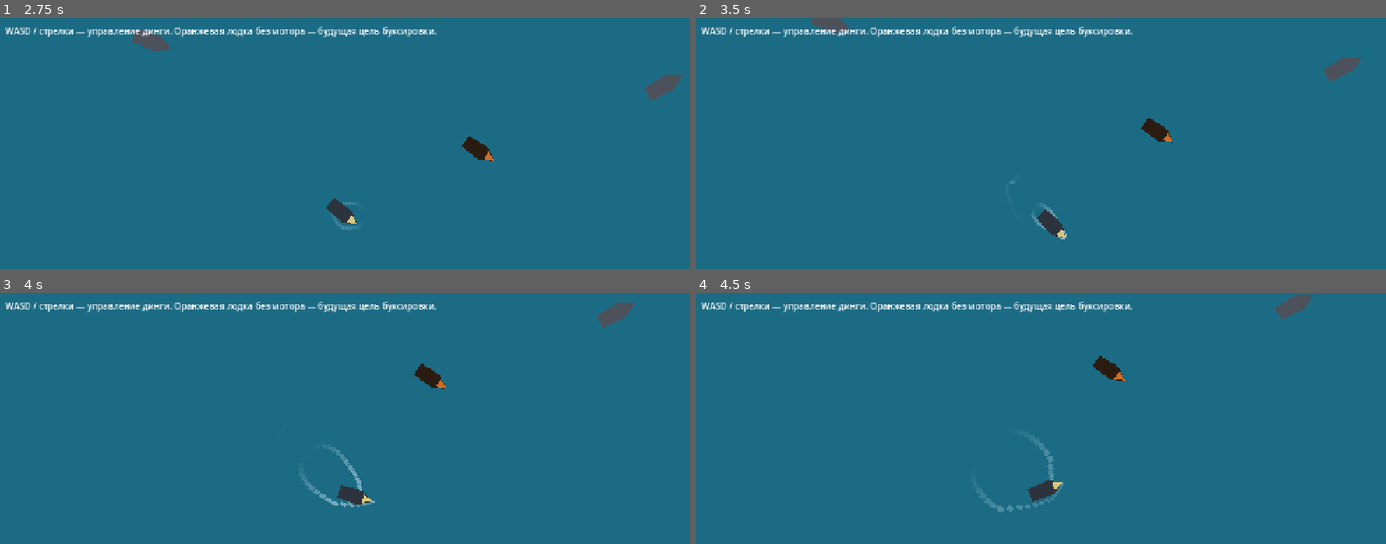
Above: before the commit, frames 1-4 (two rows, left to right).
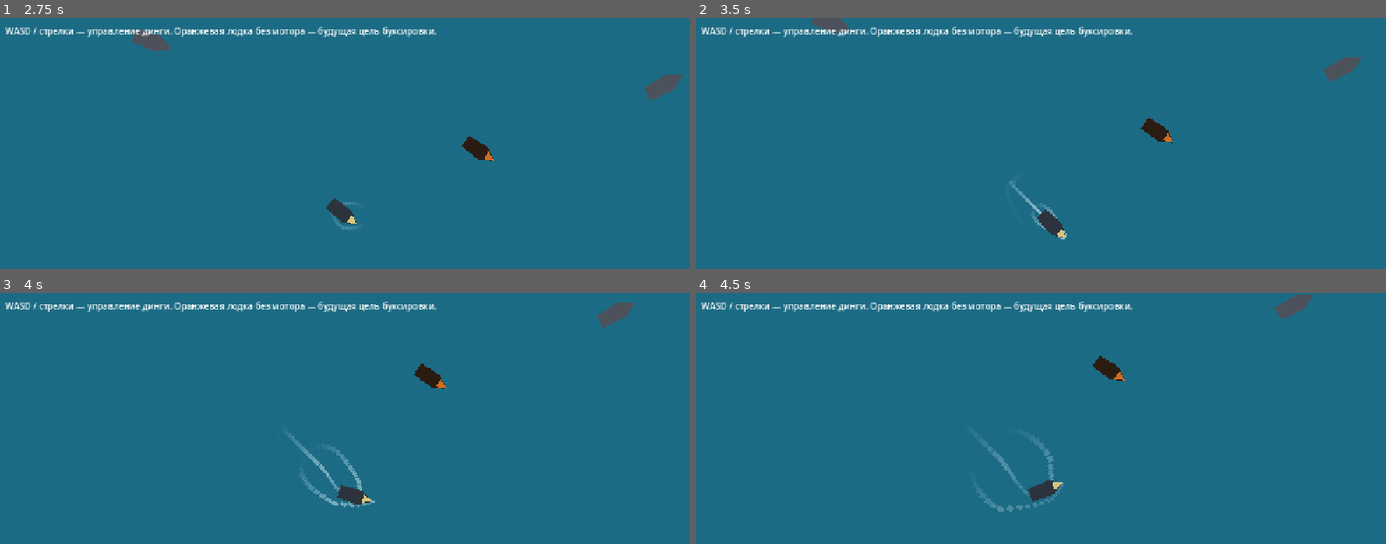
Above: after the commit, the same moments.

Repository: imchrm/bring-dimitrii-luperon
Game: Godot game, scene res://scenes/world/luperon.tscn
Same seed, same stepped clock (60 frames per second), same inputs: the game is played once before the commit and once after it.
Inputs:
- Up to frame 1 (2.75 s): tap Enter at 0.5 s; hold D (steer_right) 0.53-1.28 s; tap Space at 1.25 s; hold S (reverse) 1.28-2.03 s; hold D (steer_right) from 2.03 s (still down)
- Up to frame 2 (3.5 s): release D (steer_right) at 2.78 s; hold W (thrust) from 2.78 s (still down)
- Up to frame 3 (4 s): release W (thrust) at 3.53 s; hold A (steer_left) from 3.53 s (still down)
- Up to frame 4 (4.5 s): keep holding A (steer_left)

Frame 1 is identical in both runs. In frame 2, less than 0.1% of the frame differs, in the area x 45-51%, y 65-79%; in frame 3, 0.1%; in frame 4, 0.2%, in the area x 41-49%, y 58-81%.

Commit message:
WakeTrail: enable propeller wash from the stern by default
stern_wash now defaults to true: a chain of marks from the motor mount
point on the stern (stern_offset), along the hull axis, with no sideways
drift, between the arms of the bow V. Marks are aligned with the bow, so
in a turn they show hull yaw relative to the track, as the original
stern trail did. Spawned only when moving forward: in reverse the wash
goes under the hull.

Verified headless: one third of marks are wash marks, all on the hull
axis behind the stern (0.00 px off-axis), none spawned in reverse; the
V-wake angle check is unchanged (19.47 deg).

Co-Authored-By: Claude Opus 5.5 <noreply@anthropic.com>
Claude-Session: https://claude.ai/code/session_01NyPWaBe8ZHhSeU6k75QsdG

Diff:
--- a/scripts/effects/wake_trail.gd
+++ b/scripts/effects/wake_trail.gd
@@ -14,8 +14,9 @@
 ## скорости (как у настоящей волны Кельвина на глубокой воде, ~19.5 град), а
 ## в повороте плечи естественно изгибаются. Ближняя к носу часть плеч скрыта
 ## под корпусом и выходит из-под него у кормы. При движении задним ходом
-## след так же расходится, но от кормы. Опционально — струя от винта
-## (stern_wash): цепочка меток по оси за кормой, без бокового сноса.
+## след так же расходится, но от кормы. Плюс струя от винта (stern_wash,
+## включена по умолчанию): цепочка меток из точки крепления мотора на корме,
+## по оси корпуса, без бокового сноса — только при ходе вперёд.
 ##
 ## Метка не сжимается, а расходится и растворяется: ширина поперёк растёт
 ## до spread раз, длина не меняется, гаснет только альфа. Доля "жизни"
@@ -41,8 +42,9 @@
 @export var bow_offset: Vector2 = Vector2(34.0, 0.0)
 ## Точка рождения плеч V при заднем ходе и струи от винта, локально (корма).
 @export var stern_offset: Vector2 = Vector2(-30.0, 0.0)
-## Струя от винта: метки по оси за кормой (только при ходе вперёд).
-@export var stern_wash: bool = false
+## Струя от винта: метки из stern_offset по оси корпуса, без бокового
+## сноса (только при ходе вперёд; при заднем ходе струя уходит под корпус).
+@export var stern_wash: bool = true
 ## Размер свежей метки на полном ходу, px: x — вдоль плеча, y — поперёк.
 @export var mark_size: Vector2 = Vector2(12.0, 5.0)
 ## Цвет свежей метки на полном ходу; альфа гаснет с fade и strength.
Not shown, changed: README.md
Not shown, changed: docs/ARCHITECTURE.md
Not shown, changed: docs/CHANGELOG.md
